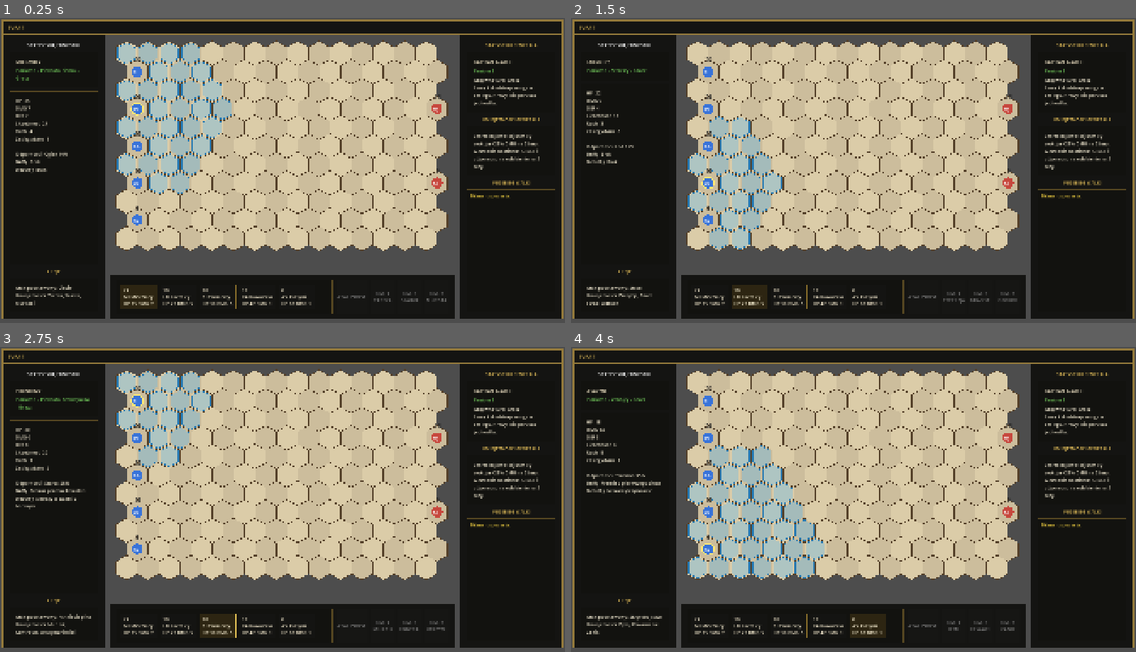
Above: before the commit, frames 1-4 (two rows, left to right).
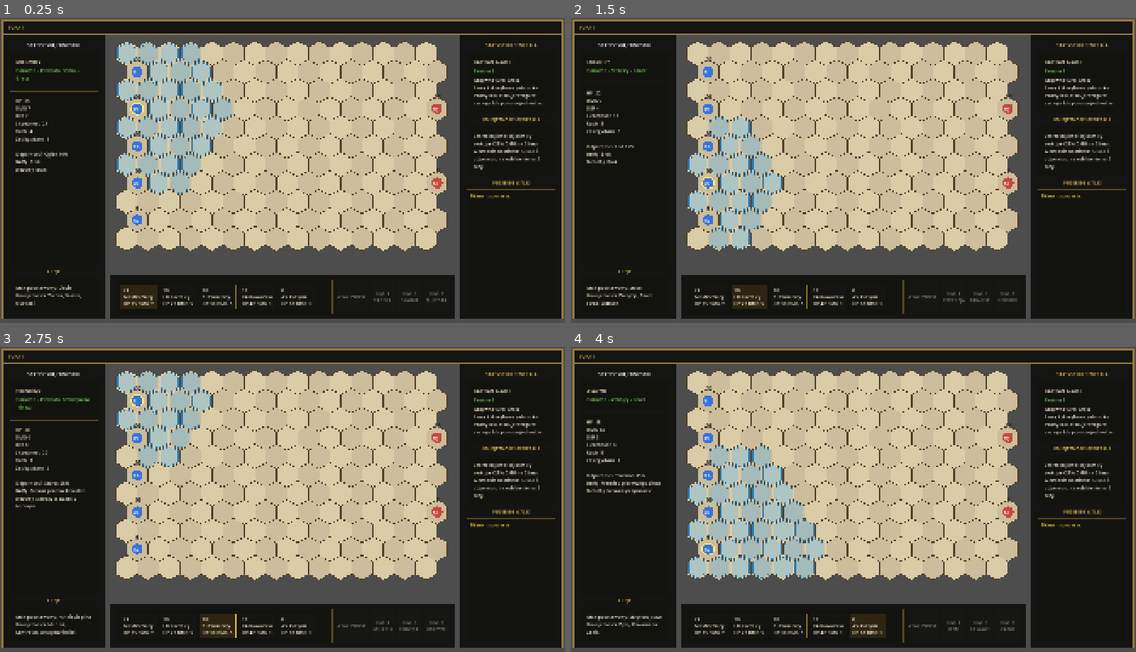
Above: after the commit, the same moments.

Repository: oliwierkoziol/staze
Game: Godot game, scene res://gra.tscn
The game is run twice, just before and just after one commit, with the same random seed, the same clock (stepped at 60 frames per second) and the same inputs.
Inputs:
- Up to frame 1 (0.25 s): no input
- Up to frame 2 (1.5 s): click "24 MI Miecznicy HP 35 DMG 7" at 0.5 s; click "18 LU Lucznicy HP 22 DMG 5" at 1.25 s
- Up to frame 3 (2.75 s): click "20 PI Pikinierzy HP 30 DMG 6" at 2 s
- Up to frame 4 (4 s): click "12 KA Kawaleria HP 42 DMG 10" at 2.75 s; click "8 AS Asasyni HP 18 DMG 14" at 3.5 s

The runs differ from the first frame. In frame 1, 0.2% of the frame differs, in the area x 83-96%, y 22-29%; in frame 2, 0.2%; in frame 3, 0.2%; in frame 4, 0.2%.

Commit message:
fix atakowania i wyboru jednostki

Diff:
--- a/turn-base-game/scripts/gra.gd
+++ b/turn-base-game/scripts/gra.gd
@@ -243,22 +243,22 @@
 		board.set_highlighted_cells([])
 		return
 
+	if cell.x == unit.grid_x and cell.y == unit.grid_y:
+		_update_highlighted_cells(unit)
+		return
+
+
+func _on_cell_right_clicked(cell: Vector2i) -> void:
+	if current_turn != "player" or is_animating:
+		return
+
+	var unit := _find_unit_by_id(selected_unit_id)
+	if unit.is_empty() or unit.side != "player":
+		return
+
 	var target := _find_unit_at_cell(cell)
 	if not target.is_empty() and target.side != unit.side and _is_in_attack_range(unit, cell):
 		_perform_basic_attack(unit, target)
-		return
-
-	if cell.x == unit.grid_x and cell.y == unit.grid_y:
-		_update_highlighted_cells(unit)
-		return
-
-
-func _on_cell_right_clicked(cell: Vector2i) -> void:
-	if current_turn != "player" or is_animating:
-		return
-
-	var unit := _find_unit_by_id(selected_unit_id)
-	if unit.is_empty() or unit.side != "player":
 		return
 
 	var path := _find_path(unit, Vector2i(unit.grid_x, unit.grid_y), cell)
@@ -280,7 +280,6 @@
 	selected_unit_id = -1
 	board.set_selected_unit(-1)
 	board.set_highlighted_cells([], [])
-	board.set_prioritize_cell_click_on_left(false)
 	_update_basic_attack_button()
 	_refresh_unit_selector()
 	_update_turn_label()
@@ -402,18 +401,16 @@
 func _update_turn_label() -> void:
 	var turn_name: String = "Gracz" if current_turn == "player" else "Przeciwnik"
 	turn_label.text = "TURA %s" % round_number
-	general_rule_label.text = "Aktywna tura: %s\nLewy klik atakuje wroga w zasiegu. Prawy klik porusza jednostke." % turn_name
+	general_rule_label.text = "Aktywna tura: %s\nLewy klik wybiera jednostke. Prawy klik atakuje wroga w zasiegu lub porusza jednostke." % turn_name
 
 
 func _update_highlighted_cells(unit: Dictionary) -> void:
 	if unit.is_empty() or current_turn != "player" or unit.side != "player":
 		board.set_highlighted_cells([], [])
-		board.set_prioritize_cell_click_on_left(false)
 		return
 
 	var attack_cells: Array[Vector2i] = _get_attackable_enemy_cells(unit)
 	board.set_highlighted_cells(_get_reachable_cells(unit), attack_cells)
-	board.set_prioritize_cell_click_on_left(not attack_cells.is_empty())
 
 
 func _get_reachable_cells(unit: Dictionary) -> Array[Vector2i]:
--- a/turn-base-game/scripts/plansza_walki.gd
+++ b/turn-base-game/scripts/plansza_walki.gd
@@ -14,7 +14,6 @@
 var selected_unit_id := -1
 var highlighted_move_cells: Array[Vector2i] = []
 var highlighted_attack_cells: Array[Vector2i] = []
-var prioritize_cell_click_on_left := false
 var visual_positions: Dictionary = {}
 var active_tweens: Dictionary = {}
 
@@ -46,10 +45,6 @@
 	for cell in attack_cells:
 		highlighted_attack_cells.append(cell)
 	queue_redraw()
-
-
-func set_prioritize_cell_click_on_left(enabled: bool) -> void:
-	prioritize_cell_click_on_left = enabled
 
 
 func _draw() -> void:
@@ -95,17 +90,19 @@
 func _unhandled_input(event: InputEvent) -> void:
 	if event is InputEventMouseButton and event.pressed:
 		var local_position: Vector2 = to_local(event.position)
-		var clicked_unit: Dictionary = get_unit_at_position(local_position)
-		if event.button_index == MOUSE_BUTTON_LEFT and not clicked_unit.is_empty() and not prioritize_cell_click_on_left:
+		var clicked_cell: Vector2i = get_cell_at_position(local_position)
+		if clicked_cell.x == -1:
+			return
+
+		var clicked_unit: Dictionary = get_unit_at_cell(clicked_cell)
+		if event.button_index == MOUSE_BUTTON_LEFT and not clicked_unit.is_empty():
 			unit_selected.emit(clicked_unit)
 			return
 
-		var clicked_cell: Vector2i = get_cell_at_position(local_position)
-		if clicked_cell.x != -1:
-			if event.button_index == MOUSE_BUTTON_LEFT:
-				cell_clicked.emit(clicked_cell)
-			elif event.button_index == MOUSE_BUTTON_RIGHT:
-				cell_right_clicked.emit(clicked_cell)
+		if event.button_index == MOUSE_BUTTON_LEFT:
+			cell_clicked.emit(clicked_cell)
+		elif event.button_index == MOUSE_BUTTON_RIGHT:
+			cell_right_clicked.emit(clicked_cell)
 
 
 func draw_hex_grid() -> void:
@@ -165,12 +162,18 @@
 		draw_polyline(points + PackedVector2Array([points[0]]), border_color, 2.0)
 
 
-func get_unit_at_position(local_mouse_position: Vector2) -> Dictionary:
+func get_unit_at_cell(cell: Vector2i) -> Dictionary:
 	for unit in units:
-		var center: Vector2 = axial_to_pixel(unit.grid_x, unit.grid_y)
-		if center.distance_to(local_mouse_position) <= HEX_RADIUS * 0.52:
+		if unit.grid_x == cell.x and unit.grid_y == cell.y:
 			return unit
 	return {}
+
+
+func get_unit_at_position(local_mouse_position: Vector2) -> Dictionary:
+	var cell: Vector2i = get_cell_at_position(local_mouse_position)
+	if cell.x == -1:
+		return {}
+	return get_unit_at_cell(cell)
 
 
 func get_cell_at_position(local_mouse_position: Vector2) -> Vector2i:
